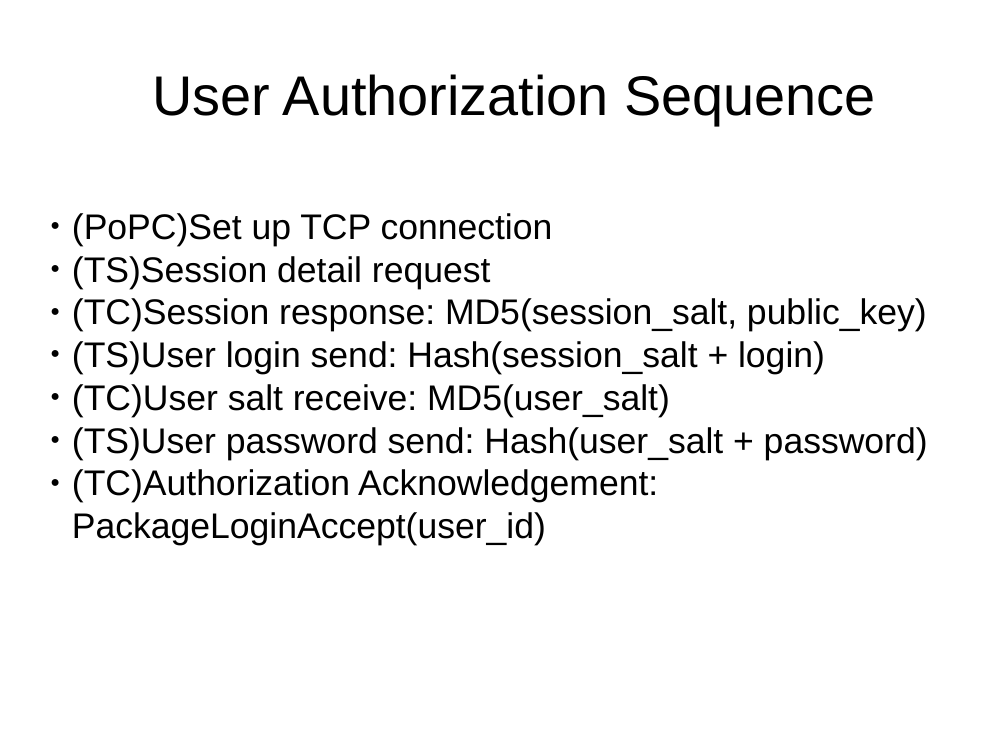
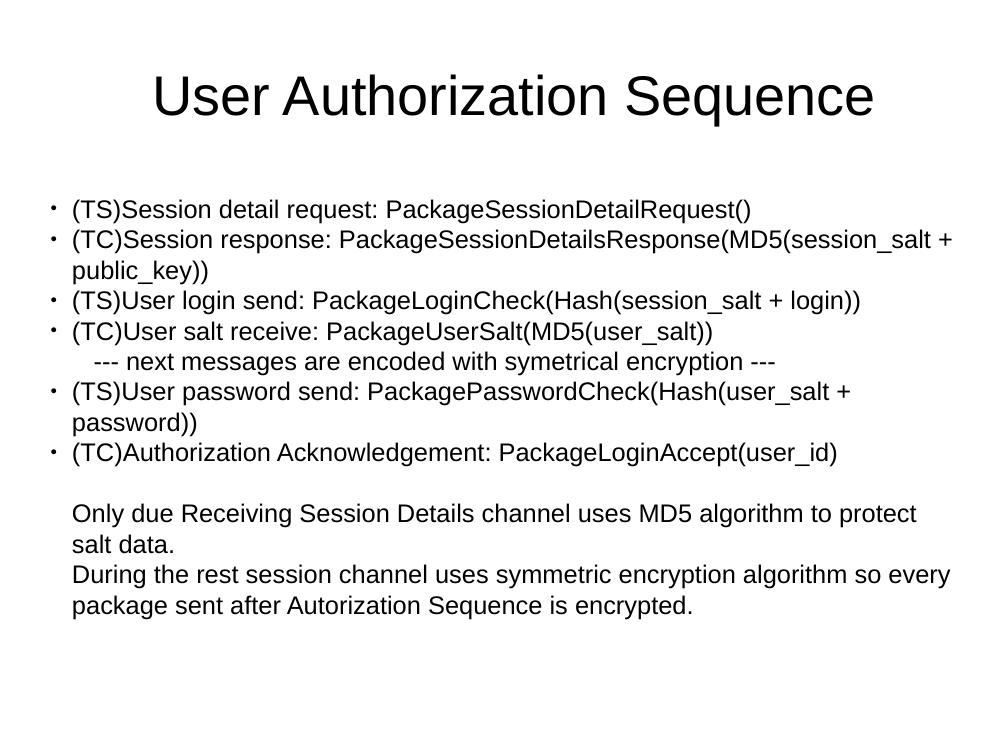
Before and after one commit to Luxan/ServerClientQTCrypto, a slide deck: slide 3 of designer_doc/Communication Procedures.odp. Drawn at 1008x756 pixels with LibreOffice and Linux fonts; fonts in the diff are those of the drawing. Boxes give left, top, right and bottom in pixels: in the first picture for what was removed or moved away, otherwise in the second. Text is boxed around its words. In the diff, an @@ line names an element or a change of style, - is before the commit and + after.

```diff
--- a/designer_doc/Communication Procedures.odp
+++ b/designer_doc/Communication Procedures.odp
@@ subtitle "(TS)Session detail request: PackageSessionDetailRequest()": place and size @@
-subtitle "(TS)Session detail request: PackageSessionDetailRequest()" at [72, 213, 928, 545]
+subtitle "(TS)Session detail request: PackageSessionDetailRequest()" at [72, 199, 950, 619]
@@ subtitle at [72, 199, 931, 436]: text changed; size 28 to 20 pt @@
-● (PoPC)Set up TCP connection
-● (TS)Session detail request
-● (TC)Session response: MD5(session_salt, public_key)
-● (TS)User login send: Hash(session_salt + login)
-● (TC)User salt receive: MD5(user_salt)
-● (TS)User password send: Hash(user_salt + password)
+● (TS)Session detail request: PackageSessionDetailRequest()
+● (TC)Session response: PackageSessionDetailsResponse(MD5(session_salt + public_key))
+● (TS)User login send: PackageLoginCheck(Hash(session_salt + login))
+● (TC)User salt receive: PackageUserSalt(MD5(user_salt))
+  --- next messages are encoded with symetrical encryption ---
+● (TS)User password send: PackagePasswordCheck(Hash(user_salt + password))
@@ subtitle at [72, 442, 838, 467]: size 28 to 20 pt, highlight #FFFFFF to none in "(TC)Authorization Acknowledgement: PackageLoginAccept(user_i ..." @@
@@ subtitle at [72, 503, 950, 619]: paragraphs added @@
+Only due Receiving Session Details channel uses MD5 algorithm to protect salt data.
+During the rest session channel uses symmetric encryption algorithm so every package sent after Autorization Sequence is encrypted.
```
Also in this commit, not shown: 13 other slides changed, 25 other files.
